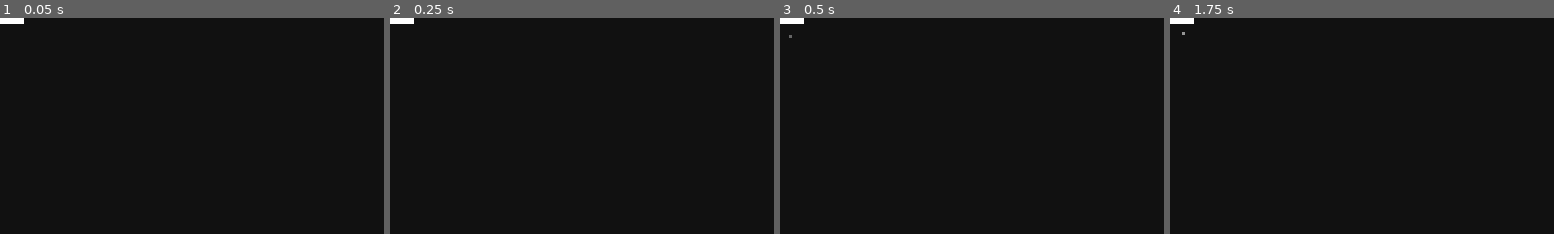
Above: before the commit, frames 1-4 (left to right).
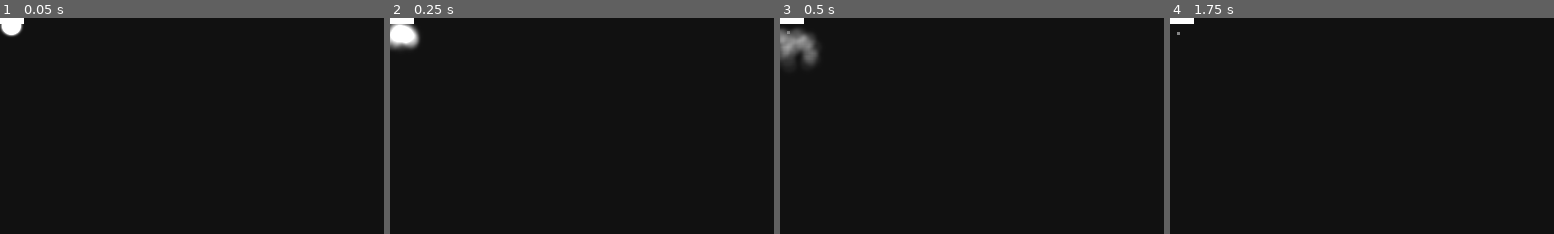
Above: after the commit, the same moments.

Repository: badsadcode/Portal_like_2D
Game: Godot game, scene res://scenes/portal/Portal.tscn
Two runs of this game, one before a commit and one after it. Both use one fixed random seed, a clock stepped at 60 frames per second and the inputs below. This scene is started directly instead of the project's main scene.
Inputs (mouse positions are % of the whole screen's width and height, from its top left):
- Up to frame 1 (0.05 s): no input
- Up to frame 2 (0.25 s): no input
- Up to frame 3 (0.5 s): no input
- Up to frame 4 (1.75 s): move the mouse to (72, 45) at 0.52 s; hold D (right) from 0.53 s (still down); click (72, 45) at 0.6 s; tap Space (jump) at 0.77, 1.52 s; right-click (72, 45) at 0.8 s; tap Enter at 1.25 s; move the mouse to (30, 55) at 1.27 s; right-click (30, 55) at 1.35 s; click (30, 55) at 1.55 s
The pictures show only the part of the screen within x 0-50%, y 0-50%; the shares and areas given below are measured in that part.

The runs differ from the first frame. In frame 1, 0.3% of the frame differs, in the area x 0-6%, y 2-9%; in frame 2, 0.9%; in frame 3, 1.4%, in the area x 0-11%, y 4-23%; in frame 4, less than 0.1%.

Commit message:
i had to... now im going to sleep
Small graphical effect added to the portals

Diff:
--- a/scenes/player/Player.gd
+++ b/scenes/player/Player.gd
@@ -76,7 +76,7 @@
 
 func calculate_particles_count(aLength):
 	var particles_count = 0
-	particles_count = aLength * 10
+	particles_count = aLength * 2
 	return particles_count
 
 
@@ -86,7 +86,7 @@
 	laser_beam_particles.rotation = (laser_beam.points[0] - cast_point).angle()
 	laser_beam_particles.process_material.emission_box_extents.x = cast_point.length() * 0.5
 	# Code below causes particles emition to restart so it's not worth..
-	# laser_beam_particles.amount = int(calculate_particles_count(cast_point.length()))
+	#laser_beam_particles.amount = int(calculate_particles_count(cast_point.length()))
 
 	laser_beam_particles.process_material.emission_box_extents.y = 0.1
 	laser_beam.points[1] = cast_point
@@ -172,6 +172,9 @@
 		Global.PortalContainer[aPortalType].set_rotation_degrees(getPortalRotation($RayCast2D))
 		Global.PortalContainer[aPortalType].position = getPortalPosition($RayCast2D, tilemap, coord.get_global_position(), tilemap.get_cell_size())
 		Global.PortalContainer[aPortalType].spawn_position = Global.PortalContainer[aPortalType].get_node("Particles2D").get_global_position()
+
+		Global.PortalContainer[aPortalType].get_node("explosion").restart()
+		Global.PortalContainer[aPortalType].get_node("explosion").emitting = true
 
 
 func getPortalRotation(aRayCast : RayCast2D):
--- a/scenes/player/Player.tscn
+++ b/scenes/player/Player.tscn
@@ -17,31 +17,31 @@
 
 [sub_resource type="AtlasTexture" id=3]
 atlas = ExtResource( 4 )
-region = Rect2( 16, 0, 16, 16 )
+region = Rect2( 0, 0, 16, 16 )
 
 [sub_resource type="AtlasTexture" id=4]
 atlas = ExtResource( 4 )
-region = Rect2( 32, 0, 16, 16 )
+region = Rect2( 16, 0, 16, 16 )
 
 [sub_resource type="AtlasTexture" id=5]
 atlas = ExtResource( 4 )
-region = Rect2( 48, 0, 16, 16 )
+region = Rect2( 32, 0, 16, 16 )
 
 [sub_resource type="AtlasTexture" id=6]
 atlas = ExtResource( 4 )
-region = Rect2( 0, 0, 16, 16 )
+region = Rect2( 48, 0, 16, 16 )
 
 [sub_resource type="SpriteFrames" id=7]
 animations = [ {
-"frames": [ SubResource( 2 ), SubResource( 3 ), SubResource( 4 ), SubResource( 5 ) ],
-"loop": true,
-"name": "run",
-"speed": 10.0
-}, {
-"frames": [ SubResource( 6 ) ],
-"loop": true,
-"name": "stand",
-"speed": 5.0
+"frames": [ SubResource( 2 ) ],
+"loop": true,
+"name": "stand",
+"speed": 5.0
+}, {
+"frames": [ SubResource( 3 ), SubResource( 4 ), SubResource( 5 ), SubResource( 6 ) ],
+"loop": true,
+"name": "run",
+"speed": 10.0
 } ]
 
 [sub_resource type="AtlasTexture" id=8]
@@ -50,31 +50,31 @@
 
 [sub_resource type="AtlasTexture" id=9]
 atlas = ExtResource( 1 )
-region = Rect2( 16, 0, 16, 16 )
+region = Rect2( 0, 0, 16, 16 )
 
 [sub_resource type="AtlasTexture" id=10]
 atlas = ExtResource( 1 )
-region = Rect2( 32, 0, 16, 16 )
+region = Rect2( 16, 0, 16, 16 )
 
 [sub_resource type="AtlasTexture" id=11]
 atlas = ExtResource( 1 )
-region = Rect2( 48, 0, 16, 16 )
+region = Rect2( 32, 0, 16, 16 )
 
 [sub_resource type="AtlasTexture" id=12]
 atlas = ExtResource( 1 )
-region = Rect2( 0, 0, 16, 16 )
+region = Rect2( 48, 0, 16, 16 )
 
 [sub_resource type="SpriteFrames" id=13]
 animations = [ {
-"frames": [ SubResource( 8 ), SubResource( 9 ), SubResource( 10 ), SubResource( 11 ) ],
-"loop": true,
-"name": "run",
-"speed": 10.0
-}, {
-"frames": [ SubResource( 12 ) ],
-"loop": true,
-"name": "stand",
-"speed": 5.0
+"frames": [ SubResource( 8 ) ],
+"loop": true,
+"name": "stand",
+"speed": 5.0
+}, {
+"frames": [ SubResource( 9 ), SubResource( 10 ), SubResource( 11 ), SubResource( 12 ) ],
+"loop": true,
+"name": "run",
+"speed": 10.0
 } ]
 
 [sub_resource type="AtlasTexture" id=14]
@@ -83,31 +83,31 @@
 
 [sub_resource type="AtlasTexture" id=15]
 atlas = ExtResource( 3 )
-region = Rect2( 16, 0, 16, 16 )
+region = Rect2( 0, 0, 16, 16 )
 
 [sub_resource type="AtlasTexture" id=16]
 atlas = ExtResource( 3 )
-region = Rect2( 32, 0, 16, 16 )
+region = Rect2( 16, 0, 16, 16 )
 
 [sub_resource type="AtlasTexture" id=17]
 atlas = ExtResource( 3 )
-region = Rect2( 48, 0, 16, 16 )
+region = Rect2( 32, 0, 16, 16 )
 
 [sub_resource type="AtlasTexture" id=18]
 atlas = ExtResource( 3 )
-region = Rect2( 0, 0, 16, 16 )
+region = Rect2( 48, 0, 16, 16 )
 
 [sub_resource type="SpriteFrames" id=19]
 animations = [ {
-"frames": [ SubResource( 14 ), SubResource( 15 ), SubResource( 16 ), SubResource( 17 ) ],
-"loop": true,
-"name": "run",
-"speed": 10.0
-}, {
-"frames": [ SubResource( 18 ) ],
-"loop": true,
-"name": "stand",
-"speed": 5.0
+"frames": [ SubResource( 14 ) ],
+"loop": true,
+"name": "stand",
+"speed": 5.0
+}, {
+"frames": [ SubResource( 15 ), SubResource( 16 ), SubResource( 17 ), SubResource( 18 ) ],
+"loop": true,
+"name": "run",
+"speed": 10.0
 } ]
 
 [sub_resource type="AtlasTexture" id=20]
@@ -116,31 +116,31 @@
 
 [sub_resource type="AtlasTexture" id=21]
 atlas = ExtResource( 2 )
-region = Rect2( 16, 0, 16, 16 )
+region = Rect2( 0, 0, 16, 16 )
 
 [sub_resource type="AtlasTexture" id=22]
 atlas = ExtResource( 2 )
-region = Rect2( 32, 0, 16, 16 )
+region = Rect2( 16, 0, 16, 16 )
 
 [sub_resource type="AtlasTexture" id=23]
 atlas = ExtResource( 2 )
-region = Rect2( 48, 0, 16, 16 )
+region = Rect2( 32, 0, 16, 16 )
 
 [sub_resource type="AtlasTexture" id=24]
 atlas = ExtResource( 2 )
-region = Rect2( 0, 0, 16, 16 )
+region = Rect2( 48, 0, 16, 16 )
 
 [sub_resource type="SpriteFrames" id=25]
 animations = [ {
-"frames": [ SubResource( 20 ), SubResource( 21 ), SubResource( 22 ), SubResource( 23 ) ],
-"loop": true,
-"name": "run",
-"speed": 10.0
-}, {
-"frames": [ SubResource( 24 ) ],
-"loop": true,
-"name": "stand",
-"speed": 5.0
+"frames": [ SubResource( 20 ) ],
+"loop": true,
+"name": "stand",
+"speed": 5.0
+}, {
+"frames": [ SubResource( 21 ), SubResource( 22 ), SubResource( 23 ), SubResource( 24 ) ],
+"loop": true,
+"name": "run",
+"speed": 10.0
 } ]
 
 [sub_resource type="CanvasItemMaterial" id=26]
@@ -150,7 +150,7 @@
 blend_mode = 1
 
 [sub_resource type="Curve" id=28]
-_data = [ Vector2( 0, 0.556818 ), 0.0, 0.0, 0, 0, Vector2( 1, 0 ), 0.0, 0.0, 0, 0 ]
+_data = [ Vector2( 0, 0.476136 ), 0.0, 0.0, 0, 0, Vector2( 1, 0 ), 0.0, 0.0, 0, 0 ]
 
 [sub_resource type="CurveTexture" id=29]
 curve = SubResource( 28 )
@@ -221,6 +221,7 @@
 material = SubResource( 27 )
 amount = 350
 lifetime = 0.25
+preprocess = 6.89
 randomness = 0.97
 local_coords = false
 process_material = SubResource( 30 )
--- a/scenes/portal/Portal.gd
+++ b/scenes/portal/Portal.gd
@@ -20,6 +20,7 @@
 	#debug_window1.insert_text_at_cursor(aMessage+"\n")
 
 func _ready():
+	$explosion.emitting = true
 	Global.connect("add_message",self,"add_message")
 	#SET spawn_position variable TO POSITION OF PARTICLES2D NODE OF THE PORTAL
 	spawn_position = $Particles2D.get_global_position()
@@ -31,6 +32,7 @@
 func _on_Area2D_body_entered(body):
 	#IF OBJECT THAT ENTERED PORTAL IS NOT A TILEMAP (NO TileMap STRING IN THE NAME OF OBJECT
 	if !("TileMap" in body.name):
+		$"explosion".restart()
 		exit_speed = body.max_velocity
 		enters_count += 1
 		print("_on_Area2D_body_entered(): exit_speed = ", exit_speed)
@@ -53,8 +55,10 @@
 		#THIS IS MOST PROBLEMATIC FOR ME. I FOUND THAT THESE RULES WORKS QUITE WELL, BUT THEY SHOULD BE CHANGED
 
 		# check the exit_direction of the other portal:
+		Global.PortalContainer[abs(type - 1)].get_node("explosion").restart()
+		if Global.PortalContainer[0] != null and Global.PortalContainer[1] !=null:
 
-		if Global.PortalContainer[0] != null and Global.PortalContainer[1] !=null:
+
 			match getPortalExitDirection(Global.PortalContainer[abs(type - 1)]):
 				8:
 					print("entrance up: halting horizontal motion, vertical motion is unaffected")
--- a/scenes/portal/Portal.tscn
+++ b/scenes/portal/Portal.tscn
@@ -1,9 +1,9 @@
-[gd_scene load_steps=8 format=2]
+[gd_scene load_steps=9 format=2]
 
 [ext_resource path="res://assets/images/portal.png" type="Texture" id=1]
 [ext_resource path="res://scenes/portal/Portal.gd" type="Script" id=2]
 [ext_resource path="res://assets/images/light.png" type="Texture" id=3]
-
+[ext_resource path="res://scenes/portal/portal_deploy_particles.tres" type="Material" id=4]
 
 [sub_resource type="Gradient" id=1]
 offsets = PoolRealArray( 0.728682, 1 )
@@ -49,6 +49,18 @@
 [node name="Light2D" type="Light2D" parent="."]
 position = Vector2( 4, 1 )
 texture = ExtResource( 3 )
+energy = 0.86
+
+[node name="explosion" type="Particles2D" parent="."]
+position = Vector2( 3.8125, 1.8125 )
+emitting = false
+amount = 72
+lifetime = 0.93
+one_shot = true
+explosiveness = 1.0
+randomness = 1.0
+process_material = ExtResource( 4 )
+texture = ExtResource( 3 )
 
 [connection signal="body_entered" from="Area2D" to="." method="_on_Area2D_body_entered"]
 [connection signal="body_exited" from="Area2D" to="." method="_on_Area2D_body_exited"]
--- /dev/null
+++ b/scenes/portal/portal_deploy_particles.tres
@@ -0,0 +1,14 @@
+[gd_resource type="ParticlesMaterial" format=2]
+
+[resource]
+lifetime_randomness = 1.0
+flag_disable_z = true
+direction = Vector3( 0, 1, 0 )
+spread = 51.09
+gravity = Vector3( 0, 0, 0 )
+initial_velocity = 28.65
+initial_velocity_random = 0.71
+orbit_velocity = 0.0
+orbit_velocity_random = 0.0
+scale = 0.18
+color = Color( 1, 1, 1, 0.0509804 )
Not shown, changed: config.ini
